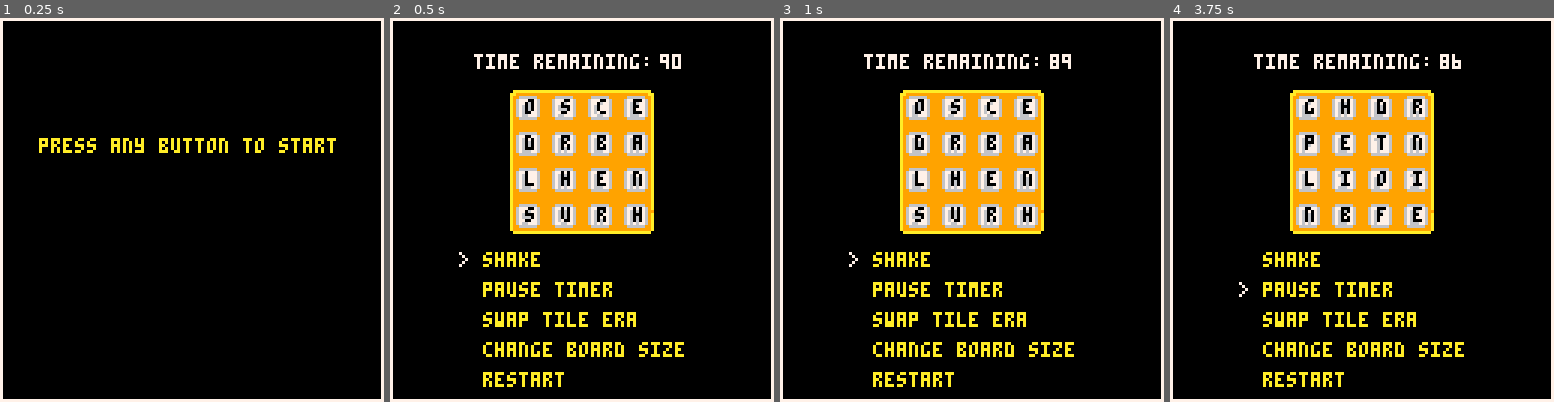
Above: before the commit, frames 1-4 (left to right).
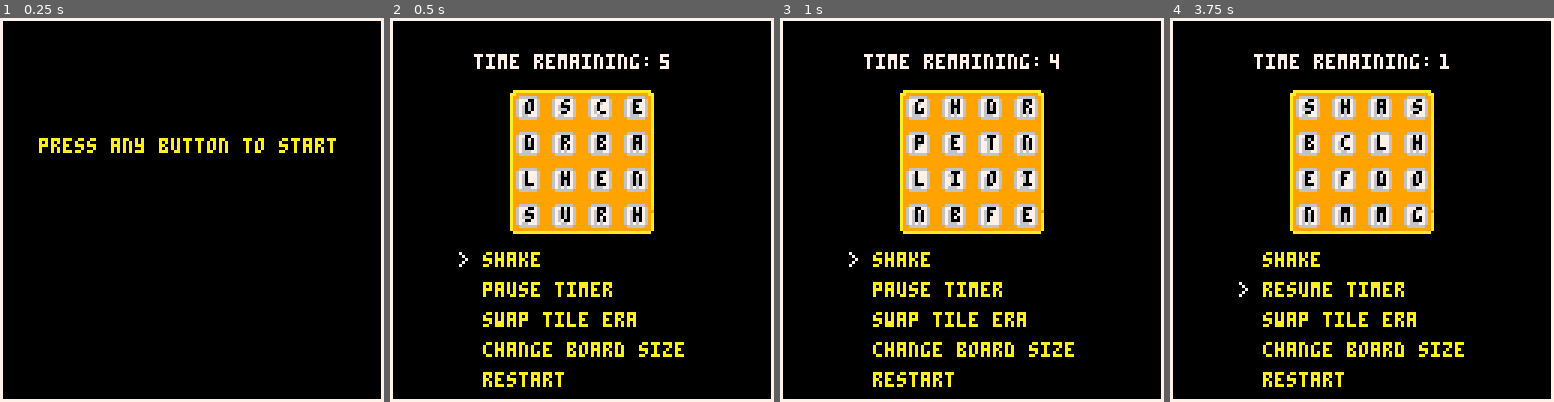
Above: after the commit, the same moments.

Repository: OscarDalby/poggle
Game: PICO-8 cartridge main.p8
The game is run twice, just before and just after one commit, with the same random seed, the same clock (stepped at 60 frames per second) and the same inputs.
Inputs:
- Up to frame 1 (0.25 s): no input
- Up to frame 2 (0.5 s): tap X (X key) at 0.33 s
- Up to frame 3 (1 s): tap O (Z key) at 0.7 s
- Up to frame 4 (3.75 s): tap X (X key) at 1.07, 1.85, 2.97 s; hold Right 1.6-2.1 s; hold P2 Left 1.6-2.1 s; tap O (Z key) every 0.4 s from 1.7 to 3.7 s; hold Up 2.15-2.42 s; hold P2 Down 2.15-2.42 s; hold Right 2.47-3.03 s; hold P2 Left 2.47-3.03 s; hold Left 3.08-3.58 s; hold P2 Right 3.08-3.58 s; hold Down from 3.63 s (still down); hold P2 Up from 3.63 s (still down)

Frame 1 is identical in both runs. In frame 2, less than 0.1% of the frame differs, in the area x 70-76%, y 9-14%; in frame 3, 0.9%; in frame 4, 1.3%, in the area x 25-76%, y 9-73%.

Commit message:
stopping the timer

Diff:
--- a/main.p8
+++ b/main.p8
@@ -9,7 +9,8 @@
 local game_running = false
 local start_menu = true
 local timer_counting = true
-local timer = (90*30)+10
+local timer = (5*30)+10
+local timer_announced=false
 local cam={x=0,y=0}
 local current_tileset
 local tile_config={}
@@ -210,11 +211,14 @@
     update=function(self)
         if start_menu then return end
 
-        if timer_counting then
+        if timer_counting and timer > 0 then
             timer-=1
-        end
-
-        if btnp(2,1) then
+        elseif timer < 1 and not timer_announced then
+            timer_announced=true
+            log("time finished!")
+        end
+
+        if btnp(4) then
             local function_name = self.action_option_function_mapping[self.cursor_pos]
             local function_to_call = self[function_name]
             function_to_call(self)
